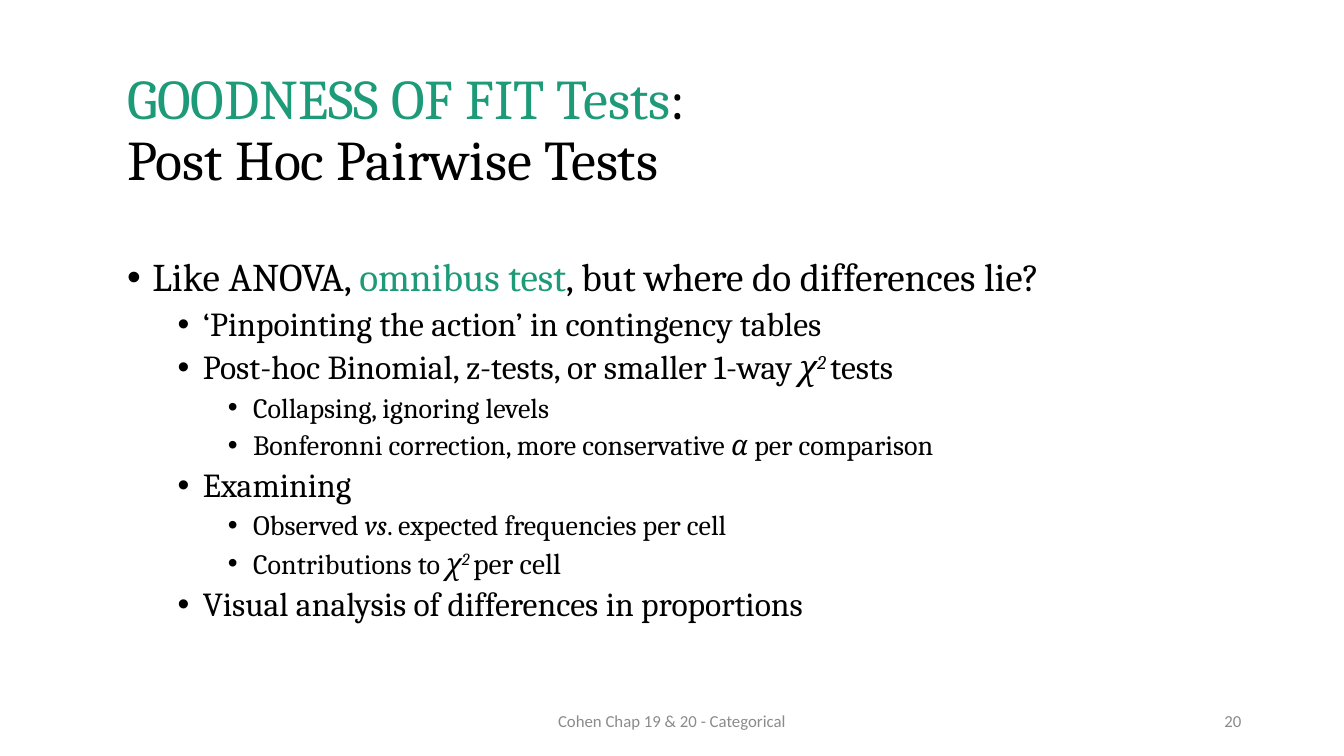
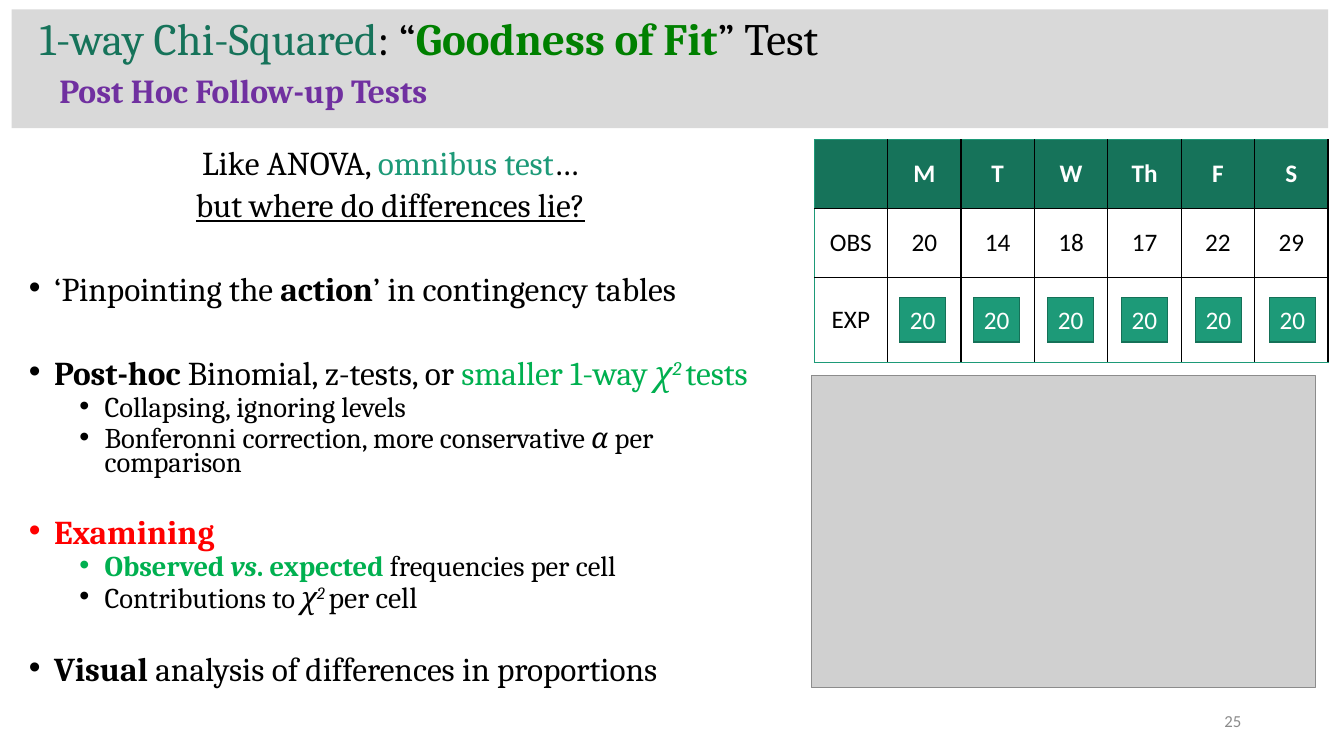
Before and after one commit to CEHS-research/PSY-6600_public, a slide deck: slide 25 of slides/Ch19-20_categorical.pptx (slide 20 before the commit). Drawn at 1344x756 pixels with LibreOffice and Linux fonts; fonts in the diff are those of the drawing; grey boxes stand for pictures. Boxes give left, top, right and bottom in pixels: in the first picture for what was removed or moved away, otherwise in the second. Text is boxed around its words. In the diff, an @@ line names an element or a change of style, - is before the commit and + after.

Commit message:
update chap 20

```diff
--- a/slides/Ch19-20_categorical.pptx
+++ b/slides/Ch19-20_categorical.pptx
@@ rectangle added at box(11, 9, 1328, 128), fill #D9D9D9 @@
@@ text added at box(40, 23, 818, 110), 32 pt, text #7030A0, bold @@
+1-way Chi-Squared: “Goodness of Fit” Test
+Post Hoc Follow-up Tests
@@ title removed at box(127, 81, 686, 181) @@
-GOODNESS OF FIT Tests:
-Post Hoc Pairwise Tests
@@ text "Like ANOVA, omnibus test…": place and size @@
-text "Like ANOVA, omnibus test…" at box(152, 263, 1039, 624)
+text "Like ANOVA, omnibus test…" at box(54, 152, 748, 689)
@@ table added at box(815, 139, 1330, 362), 3 rows, 7 columns @@
+ | M | T | W | Th | F | S
+OBS | 20 | 14 | 18 | 17 | 22 | 29
+EXP |  |  |  |  |  | 
@@ text at box(196, 152, 585, 222): text changed; size 28 to 23.8 pt @@
-• Like ANOVA, omnibus test, but where do differences lie?
+Like ANOVA, omnibus test…
+but where do differences lie?
@@ text at box(54, 278, 748, 689): size 24 to 23.8 pt in "‘Pinpointing the action’ in contingency tables", "Post-hoc Binomial, z-tests, or smaller 1-way χ2 ...", "Examining", "Visual analysis of differences in proportions"; bold on in "action’", "Post-hoc", "Examining", "Observed vs. expected" and 1 more places; text colour #000000 to #00B050 in "smaller 1-way χ2 tests", "Observed vs. expected"; size 20 to 20.4 pt in "Collapsing, ignoring levels", "Bonferonni correction, more conservative α per comparison", "Observed vs. expected frequencies per cell", "Contributions to"; text colour #000000 to #FF0000 in "Examining"; size 21 to 21.2 pt in "χ2 per cell"; list level 2 to 1 in "‘Pinpointing the action’ in contingency ..."; line spacing 0.9 to 0.7; list level 2 to 1 in "Post-hoc Binomial, z-tests, or smaller ..."; list level 3 to 2 in "Collapsing, ignoring levels"; list level 3 to 2 in "Bonferonni correction, more conservative α ..."; list level 2 to 1 in "Examining"; list level 3 to 2 in "Observed vs. expected frequencies per ..."; list level 3 to 2 in "Contributions to χ2 per cell"; list level 2 to 1 in "Visual analysis of differences in ..." @@
@@ rectangle added at box(899, 297, 946, 342), fill #1D9A78, outline #157259 1 pt, 18 pt, text #FFFFFF @@
+20
@@ rectangle added at box(974, 297, 1020, 342), fill #1D9A78, outline #157259 1 pt, 18 pt, text #FFFFFF @@
+20
@@ rectangle added at box(1048, 297, 1094, 342), fill #1D9A78, outline #157259 1 pt, 18 pt, text #FFFFFF @@
+20
@@ rectangle added at box(1122, 297, 1169, 342), fill #1D9A78, outline #157259 1 pt, 18 pt, text #FFFFFF @@
+20
@@ rectangle added at box(1196, 297, 1242, 342), fill #1D9A78, outline #157259 1 pt, 18 pt, text #FFFFFF @@
+20
@@ rectangle added at box(1269, 297, 1316, 342), fill #1D9A78, outline #157259 1 pt, 18 pt, text #FFFFFF @@
+20
@@ picture added at box(812, 376, 1316, 688) @@
@@ text removed at box(558, 715, 786, 730) @@
-Cohen Chap 19 & 20 - Categorical
@@ page number at box(1224, 716, 1241, 727): text changed @@
-20
+25
```
Also in this commit, not shown: 22 other slides changed, 9 slides added, 2 slides removed, 1 other file.
